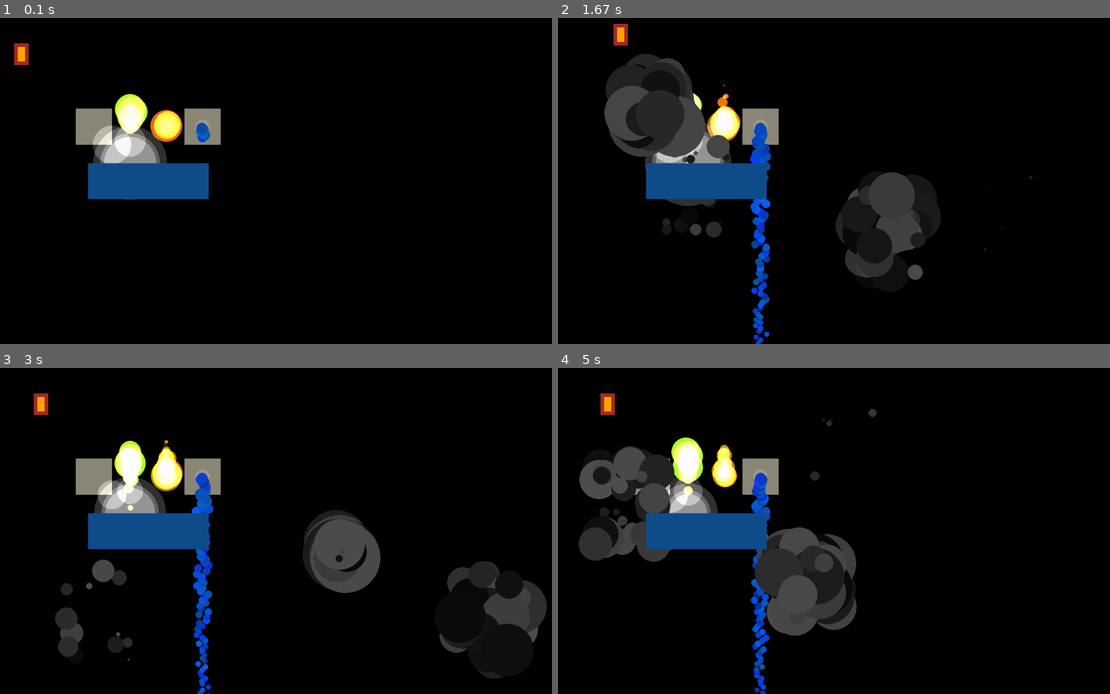
Above: before the commit, frames 1-4 (two rows, left to right).
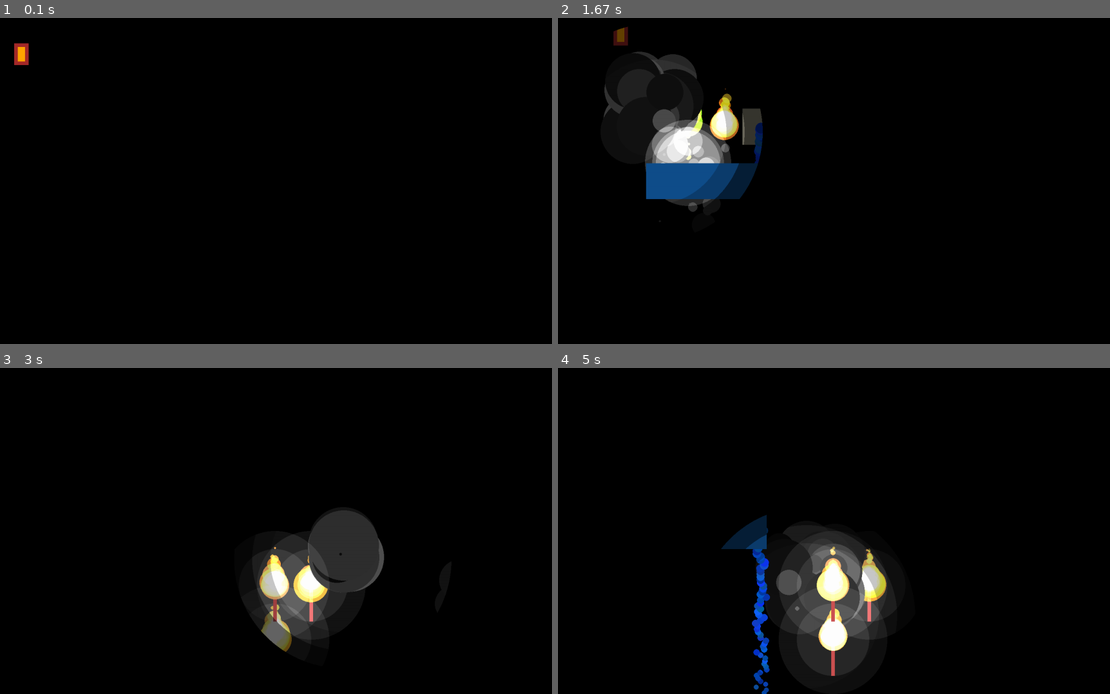
Above: after the commit, the same moments.

Repository: binnev/pygame_sandbox
Game: pygame game, started from blitting_flags_test/__main__.py
Two runs of this game, one before a commit and one after it. Both use one fixed random seed, a clock stepped at 60 frames per second and the inputs below.
Inputs (mouse positions are in pixels of both pictures, inside the frame that each line leads up to):
- Up to frame 1 (0.1 s): no input
- Up to frame 2 (1.67 s): press the mouse at (1021, 171) at 0.37 s; move the mouse to (927, 187) at 0.47 s; release the mouse at (834, 203) at 0.6 s; hold D 0.67-1.13 s; click (696, 184) at 0.75 s; hold W 1.17-1.47 s; click (889, 252) at 1.25 s; hold D from 1.5 s (still down); click (651, 132) at 1.58 s
- Up to frame 3 (3 s): release D at 1.97 s; hold A 2-2.53 s; click (93, 605) at 2.08 s; hold S 2.57-2.87 s; click (485, 645) at 2.65 s; hold A from 2.9 s (still down); click (342, 560) at 2.98 s
- Up to frame 4 (5 s): release A at 3.3 s; hold W 3.33-3.7 s; click (679, 410) at 3.42 s; hold D 3.73-4.37 s; click (845, 420) at 3.82 s; hold S 4.4-4.77 s; click (624, 521) at 4.48 s; hold A from 4.8 s (still down); click (806, 615) at 4.88 s

The runs differ from the first frame. In frame 1, 6.0% of the frame differs, in the area x 13-41%, y 23-56%; in frame 2, 9.6%; in frame 3, 16%; in frame 4, 16%, in the area x 3-62%, y 7-100%.

Commit message:
Made a shadows object.

Diff:
--- a/blitting_flags_test/__main__.py
+++ b/blitting_flags_test/__main__.py
@@ -109,10 +109,10 @@
         blit_flag=None,
     ):
         super().__init__()
-        self.color = color or self.color
-        self.gravity = gravity or self.gravity
-        self.friction = friction or self.friction
-        self.decay = decay or self.decay
+        self.color = color if color is not None else self.color
+        self.gravity = gravity if gravity is not None else self.gravity
+        self.friction = friction if friction is not None else self.friction
+        self.decay = decay if decay is not None else self.decay
         self.blit_flag = blit_flag if blit_flag is not None else self.blit_flag
         self.rect = Rect(0, 0, 0, 0)
         self.x = x
@@ -165,15 +165,10 @@
         self.particles.update()
 
     def draw(self, surface, debug=False):
-        surf = circle_surf(int(20), self.color)
-        image_rect = surf.get_rect()
-        image_rect.center = self.rect.center
-        surface.blit(surf, image_rect, special_flags=pygame.BLEND_RGB_ADD)
-
         self.particles.draw(surface)
 
 
-class Torch(Fountain):
+class Fire(Fountain):
     def update(self):
         self.particles.add(
             Spark(
@@ -187,6 +182,33 @@
             )
         )
         self.particles.update()
+
+
+class Torch(Entity):
+    color = Color("orange")
+
+    def __init__(self, x, y, color=None):
+        super().__init__()
+        self.color = color or self.color
+        self.rect = Rect(0, 0, 0, 0)
+        self.x = x
+        self.y = y
+        self.children = Group()
+        block = Block(0, 0, 10, 100, Color("brown"))
+        block.rect.midtop = self.x, self.y
+        self.children.add(
+            block,
+            Glow(self.x, self.y, radius=100, variance=2, period=10, color=(20, 20, 20)),
+            Glow(self.x, self.y, radius=150, variance=3, period=10, color=(20, 20, 20)),
+            Fire(self.x, self.y),
+        )
+
+    def draw(self, surface: Surface, debug: bool = False):
+        self.children.draw(surface, debug)
+
+    def update(self):
+        super().update()
+        self.children.update()
 
 
 class Faucet(Fountain):
@@ -202,10 +224,67 @@
                 gravity=0.9,
                 decay=0.1,
                 blit_flag=False,
-                friction=0.1
+                friction=0.1,
             )
         )
         self.particles.update()
+
+
+class Shadow(Entity):
+    blit_flag = pygame.BLEND_RGB_MULT
+    gravity = 0
+    decay = 0
+    friction = 0
+    color = (100, 100, 100)
+
+    def __init__(self, x, y, radius, color=None, blit_flag=None, follow_object=None):
+        super().__init__()
+        self.color = self.color if color is None else color
+        self.blit_flag = self.blit_flag if blit_flag is None else blit_flag
+        self.follow_object = follow_object
+        self.rect = Rect(0, 0, 0, 0)
+        self.x = x
+        self.y = y
+        self.children = Group()
+        spark_kwargs = dict(gravity=self.gravity, friction=self.friction, decay=self.decay)
+        self.children.add(
+            Spark(
+                self.x, self.y, 0, 0, radius, color=self.color, blit_flag=blit_flag, **spark_kwargs
+            ),
+            Spark(
+                self.x,
+                self.y,
+                0,
+                0,
+                radius + 50,
+                color=self.color,
+                blit_flag=blit_flag,
+                **spark_kwargs
+            ),
+            Spark(
+                self.x,
+                self.y,
+                0,
+                0,
+                radius + 100,
+                color=self.color,
+                blit_flag=blit_flag,
+                **spark_kwargs
+            ),
+        )
+
+    def update(self):
+        super().update()
+        self.x, self.y = pygame.mouse.get_pos()
+        for child in self.children:
+            child.rect.center = self.rect.center
+        self.children.update()
+
+    def draw(self, surface: Surface, debug: bool = False):
+        shadow_surface = Surface((2000, 2000))
+        shadow_surface.fill(Color("black"))
+        self.children.draw(shadow_surface, debug)
+        surface.blit(shadow_surface, shadow_surface.get_rect(), special_flags=self.blit_flag)
 
 
 def circle_surf(radius, color):
@@ -228,7 +307,7 @@
                 gravity=0.7,
                 friction=0.2,
                 blit_flag=False,
-                decay=1.2
+                decay=1.2,
             )
         )
 
@@ -245,18 +324,22 @@
     foreground = Group()
     lighting = Group()
     lighting2 = Group()
+    shadows = Group()
     groups = [
         background,
         midground,
         lighting,
         lighting2,
         foreground,
+        shadows,
     ]
 
     # add static stuff
     background.add(
         Block(300, 300, 100, 100, Color("cornsilk4")),
         Block(600, 300, 100, 100, Color("cornsilk4")),
+        Torch(900, 600),
+        Fountain(400, 300, color=Color("greenyellow")),
     )
     foreground.add(Block(450, 450, 333, 99, Color("dodgerblue4")),)
     lighting.add(
@@ -265,12 +348,12 @@
         Glow(400, 400, radius=70, variance=20, period=360),
         Glow(350, 350, radius=50, variance=10, period=100),
         Glow(400, 340, radius=40, variance=5, period=50),
+        Torch(800, 750),
     )
     lighting2.add(
-        Fountain(400, 300, color=Color("greenyellow")),
-        Torch(500, 300),
-        Faucet(600, 300),
+        Fire(500, 300), Faucet(600, 300), Torch(800, 600),
     )
+    shadows.add(Shadow(150, 150, radius=200))
     # create player
     player = Character(100, 100)
     midground.add(player)
@@ -293,7 +376,7 @@
                 left, middle, right = pygame.mouse.get_pressed()
                 if left:
                     x, y = pygame.mouse.get_pos()
-                    explosion(x, y, lighting2)
+                    explosion(x, y, midground)
 
         for group in groups:
             group.update()
